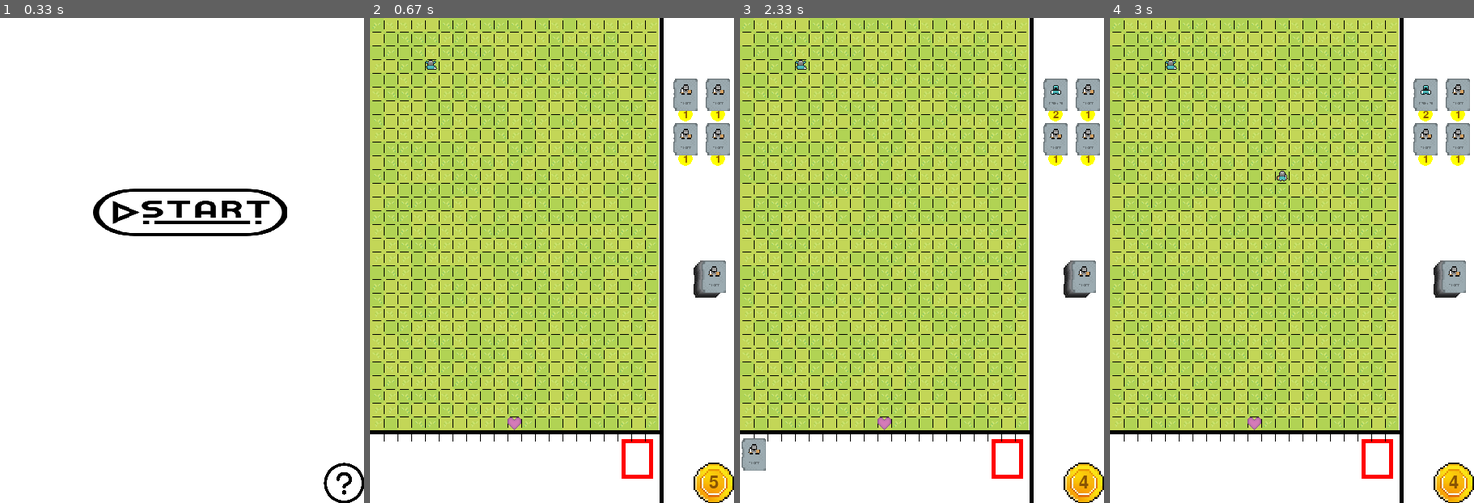
Above: before the commit, frames 1-4 (left to right).
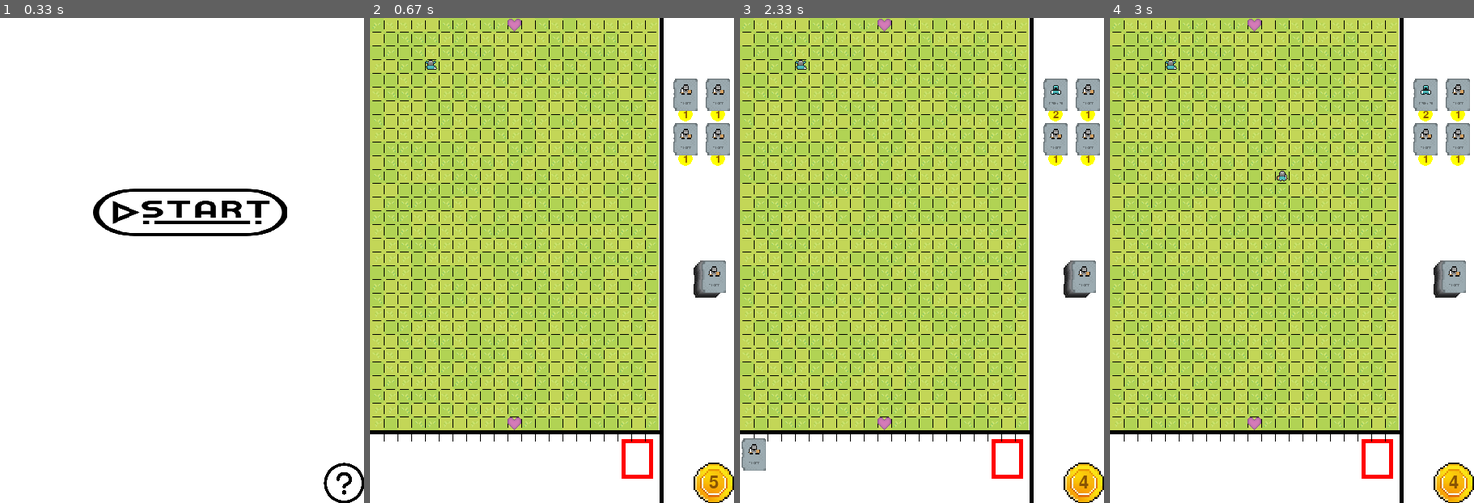
Above: after the commit, the same moments.

Repository: Choriso/PyGame_YL
Game: pygame game, started from main.py
Same seed, same stepped clock (60 frames per second), same inputs: the game is played once before the commit and once after it.
Inputs (mouse positions are in pixels of both pictures, inside the frame that each line leads up to):
- Up to frame 1 (0.33 s): no input
- Up to frame 2 (0.67 s): click (552, 260) at 0.38 s
- Up to frame 3 (2.33 s): click (922, 289) at 0.72 s; click "1" at 2.05 s
- Up to frame 4 (3 s): click (1124, 454) at 2.38 s; click (1281, 178) at 2.72 s

Frame 1 is identical in both runs. In frame 2, less than 0.1% of the frame differs, in the area x 37-42%, y 0-3%; in frame 3, less than 0.1%; in frame 4, less than 0.1%.

Commit message:
field updates

Diff:
--- a/field.py
+++ b/field.py
@@ -3,6 +3,7 @@
 import random
 from consts import CLASSES
 from heroes import Hero
+from heart import Heart
 
 
 class Cell:
@@ -44,58 +45,33 @@
                                      (y + dash_length + self.left, x + self.top))
 
     def update(self, group):
-        # under_attack = [[0] * self.size[0] for _ in range(self.size[1])]
-        # for i in range(self.size[1]):
-        #     for j in range(self.size[0]):
-        #         if isinstance(self.field[i][j], Hero):
-        #             hero = self.field[i][j]
-        #             under_attack[i][j] = (hero.color, hero.damage)
-        #             if hero.color == 'blue':
-        #                 for x in range(1, hero.attack_range + 1):
-        #                     if i - x >= 0:
-        #                         under_attack[i - x][j] = ('blue', hero.damage)
-        #             else:
-        #                 for x in range(1, hero.attack_range + 1):
-        #                     if i + x < self.size[1]:
-        #                         under_attack[i + x][j] = ('red', hero.damage)
-        # for i in range(self.size[1]):
-        #     for j in range(self.size[0]):
-        #         if under_attack[i][j] and isinstance(self.field[i][j], Hero):
-        #             hero = self.field[i][j]
-        #             if hero.color != under_attack[i][j][0]:
-        #                 print(hero)
-        #                 hero.beat(under_attack[i][j][1])
-        #                 res = hero.is_alive()
-        #                 if not res:
-        #                     group.remove(hero)
-        #                     self.field[i][j] = 0
-        #                     # еще можно дать вознаграждение за это
         cords_to_remove = []
         for i in range(self.size[1]):
             for j in range(self.size[0]):
+
                 if isinstance(self.field[i][j], Hero):
                     hero = self.field[i][j]
-                    if hero.color == 'blue':
-                        for x in range(hero.attack_range + 1):
-                            if i - x >= 0 and isinstance(self.field[i - x][j], Hero) and self.field[i - x][j].color != 'blue':
-                                hero2 = self.field[i - x][j]
-                                hero2.beat(hero.damage)
-                                res = hero2.is_alive()
+
+                    for x in range(hero.attack_range + 1):
+                        x = -x if hero.color == 'blue' else x
+
+                        if self.size[1] > i + x >= 0:
+                            piece = self.field[i + x][j]
+
+                            if isinstance(piece, Hero) and piece.color != hero.color:
+                                piece.beat(hero.damage)
+                                res = piece.is_alive()
+
                                 if not res:
-                                    group.remove(hero2)
+                                    group.remove(piece)
                                     cords_to_remove.append((i - x, j))
-                    else:
-                        for x in range(hero.attack_range + 1):
-                            if i + x < self.size[1] and isinstance(self.field[i + x][j], Hero) and self.field[i + x][j].color != 'red':
-                                hero2 = self.field[i + x][j]
-                                hero2.beat(hero.damage)
-                                res = hero2.is_alive()
-                                if not res:
-                                    group.remove(hero2)
-                                    cords_to_remove.append((i - x, j))
+
+                            elif type(piece) is Heart and piece.color != hero.color:
+                                piece.beat(hero.damage)
+
         for i, j in cords_to_remove:
             self.field[i][j] = 0
-        # self.field = deepcopy(fieldcopy)
+
 
     def get_click(self, mouse_pos):
         cell = self.get_cell(mouse_pos)
@@ -132,7 +108,7 @@
                 start_pos[1]]
             hero.rect.y -= (start_pos[0] - end_pos[0]) * self.cell_size
 
-    def add_hero(self, hero, cords):
+    def add_piece(self, hero, cords):
         self.field[cords[0]][cords[1]] = hero
         hero.rect.x = cords[1] * self.cell_size + self.left
         hero.rect.y = cords[0] * self.cell_size + self.top
--- a/heart.py
+++ b/heart.py
@@ -5,8 +5,16 @@
 class Heart(pygame.sprite.Sprite):
     image = load_image('Heart.png')
 
-    def __init__(self, group, pos):
+    def __init__(self, group, color):
         super().__init__(group)
         self.rect = self.image.get_rect()
-        self.hp = 50
-        self.rect.y, self.rect.x = pos
+        self.hp = 1
+        # self.rect.y, self.rect.x = pos
+        self.color = color
+
+    def beat(self, damage):
+        self.hp -= damage
+        self.hp = max(0, self.hp)
+
+    def is_alive(self):
+        return bool(self.hp)
--- a/heroes.py
+++ b/heroes.py
@@ -24,7 +24,7 @@
 
     def beat(self, damage):
         self.hp -= damage
-        self.hp = 0 if self.hp < 0 else self.hp
+        self.hp = max(0, self.hp)
 
     def is_alive(self):
         return bool(self.hp)
--- a/main.py
+++ b/main.py
@@ -24,10 +24,15 @@
         self.deck = Deck(all_sprites)
         self.store = Store()
         self.hand = Hand()
+
         tilemap = pygame.image.load('data\TexturedGrass.png')
         self.field = Field((21, 30), tilemap, 'white')
-        self.heart = Heart(all_sprites,
-                           (493, self.field.size[0] // 2 * self.field.cell_size + self.field.left))
+
+        self.blue_heart = Heart(all_sprites, 'blue')
+        self.field.add_piece(self.blue_heart, (self.field.size[1] - 1, self.field.size[0] // 2))
+
+        self.red_heart = Heart(all_sprites, 'red')
+        self.field.add_piece(self.red_heart, (0, self.field.size[0] // 2))
 
         # добавляются спрайты и рисуются цены
         self.store.add_sprites(all_sprites)
@@ -76,7 +81,6 @@
             # выбирается карта
             self.hand.choose(res3)
         elif res4:
-
             result = False
             if self.hand.chosen:  # если выбрана то поставить на поле
                 result = self.field.on_click(res4, all_sprites, self.hand.chosen)
@@ -85,7 +89,8 @@
                     self.hand.chosen = None
             if result is False:  # в другом случае или если не поставилась карта
                 hero = self.field.get_piece(res4)
-                if isinstance(hero, Hero) and hero.color == 'blue':  # если нажали на героя то рисуются подсказки для хода
+                if isinstance(hero,
+                              Hero) and hero.color == 'blue':  # если нажали на героя то рисуются подсказки для хода
                     self.field.draw_move_hints(hero.dist_range, res4, screen)
                     self.hints_params = hero.dist_range, res4, screen
                     self.is_showing_move_hints = True
@@ -101,17 +106,30 @@
                     self.hints_params = None
 
     def game_is_continue(self):
-        return self.heart.hp > 0
+        return self.blue_heart.hp > 0 and self.red_heart.hp > 0
+
+    def who_won(self):
+        if self.blue_heart.hp:
+            return 'blue'
+        else:
+            return 'red'
+
+    def game_over(self, winner):
+        print('Всё')
 
     def attack_update(self):
         self.field.update(all_sprites)
+        res = self.game_is_continue()
+        if not res:
+            winner = self.who_won()
+            self.game_over(winner)
 
 
 running = True
 start_screen()
 game = Game()
 axeman = Axeman(all_sprites, 'red')
-game.field.add_hero(axeman, (3, 4))
+game.field.add_piece(axeman, (3, 4))
 ATTACKTIMEEVENT = pygame.USEREVENT + 1
 pygame.time.set_timer(ATTACKTIMEEVENT, 1800)
 while running:
@@ -124,7 +142,6 @@
         elif event.type == ATTACKTIMEEVENT:
             game.attack_update()
 
-
     screen.fill('white')
     game.update()
     all_sprites.draw(screen)
